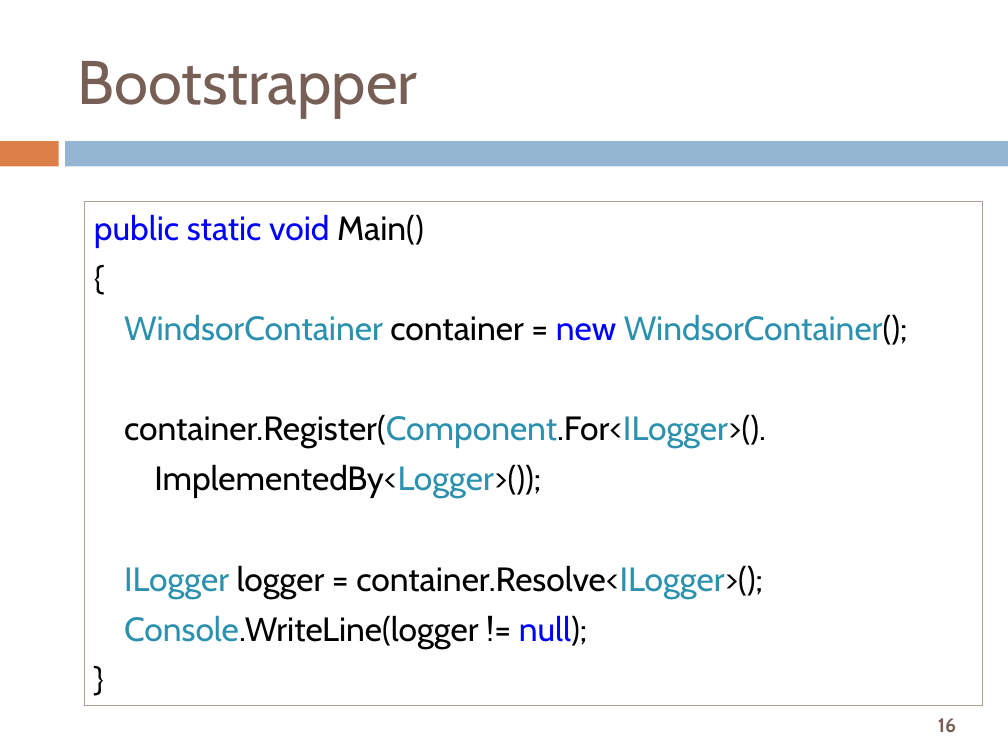
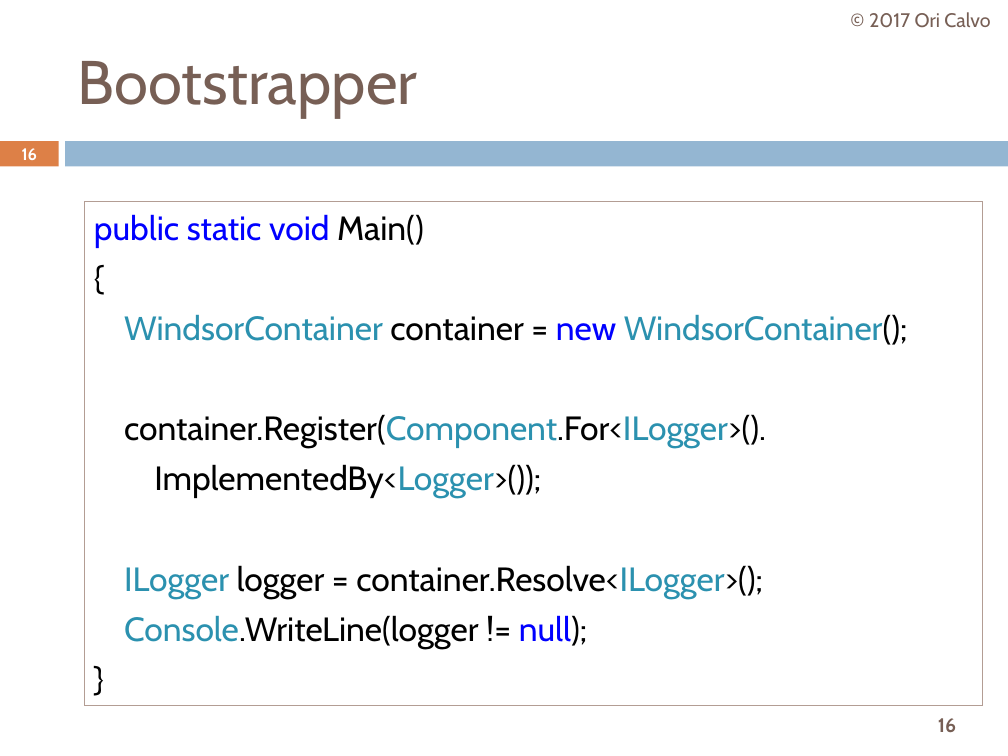
Before and after one commit to oricalvo/course-zap-2017-07, a slide deck: slide 16 of PPTs/01 IoC & Friends.pptx. Drawn at 1008x756 pixels with LibreOffice and Linux fonts; fonts in the diff are those of the drawing; background and template pictures are left out. Boxes give left, top, right and bottom in pixels: in the first picture for what was removed or moved away, otherwise in the second. Text is boxed around its words. In the diff, an @@ line names an element or a change of style, - is before the commit and + after.

```diff
--- a/PPTs/01 IoC & Friends.pptx
+++ b/PPTs/01 IoC & Friends.pptx
@@ text added at <box>869,12,990,28</box>, 14 pt, text #775F55 @@
+© 2017 Ori Calvo
@@ page number added at <box>22,148,37,160</box>, 11.9 pt, text #FFFFFF, bold @@
+16
```
Also in this commit, not shown: 22 other slides changed, 4 other files.
